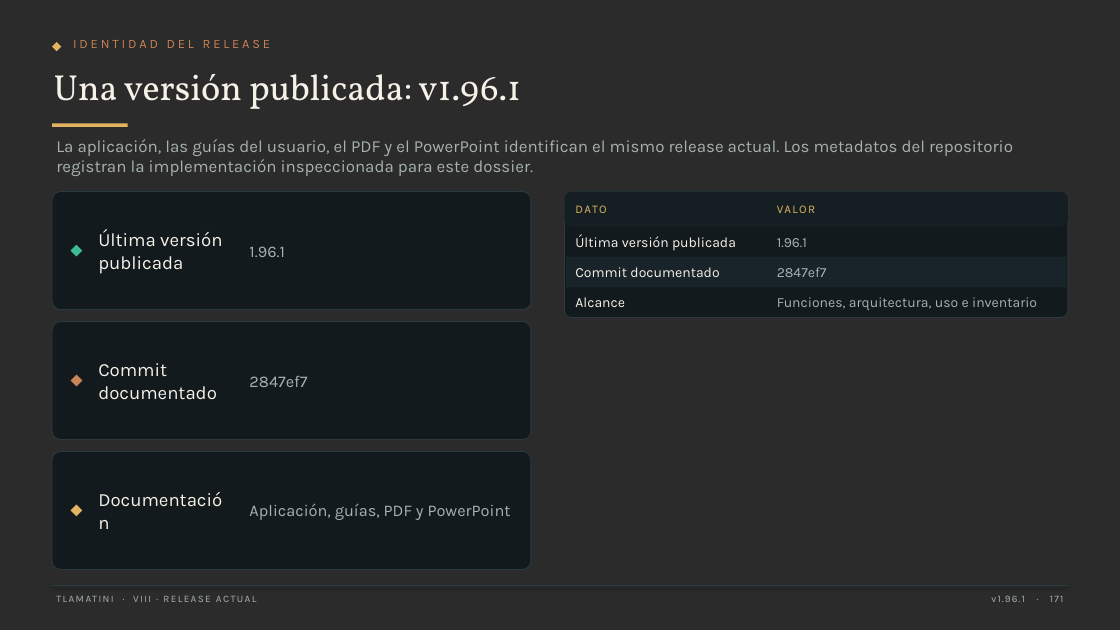
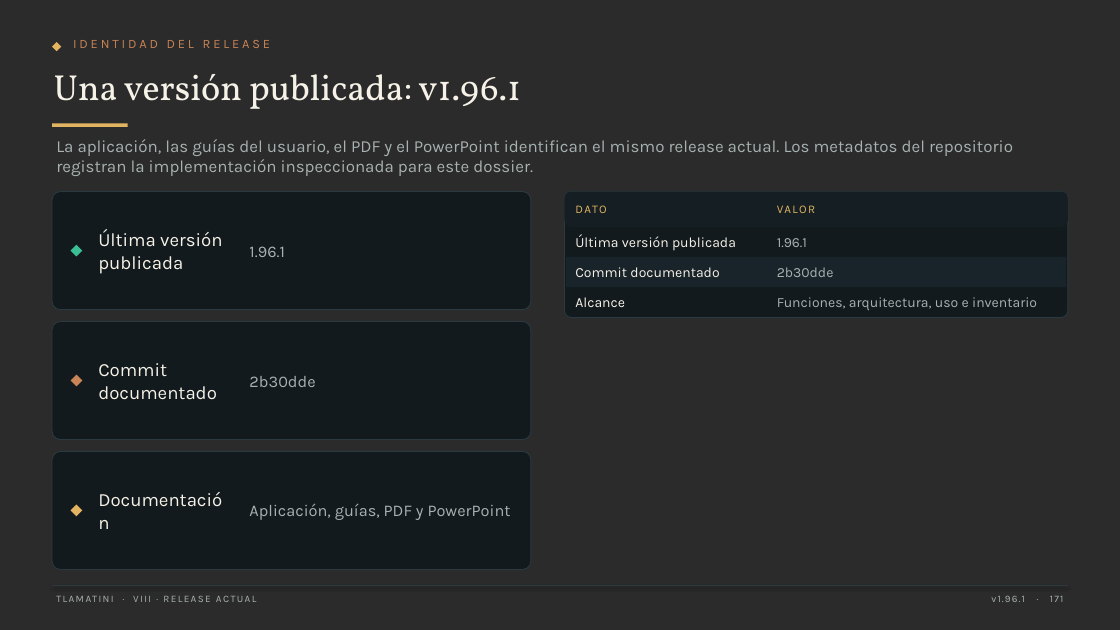
Before and after one commit to XAIHT/Tlamatini-Spanish, a slide deck: slide 171 of Tlamatini_eXtended_Artificial_Intelligence_Humanly_Tempered.pptx. Drawn at 1120x630 pixels with LibreOffice and Linux fonts; fonts in the diff are those of the drawing; background and template pictures are left out; a plain dark background stands for a picture behind light text. Boxes give left, top, right and bottom in pixels: in the first picture for what was removed or moved away, otherwise in the second. Text is boxed around its words. In the diff, an @@ line names an element or a change of style, - is before the commit and + after.

```diff
--- a/Tlamatini_eXtended_Artificial_Intelligence_Humanly_Tempered.pptx
+++ b/Tlamatini_eXtended_Artificial_Intelligence_Humanly_Tempered.pptx
@@ text at [777,267,834,277]: text changed @@
-2847ef7
+2b30dde
@@ text at [249,376,315,387]: text changed @@
-2847ef7
+2b30dde
```
Also in this commit, not shown: 34 other slides changed, 2 other files.
